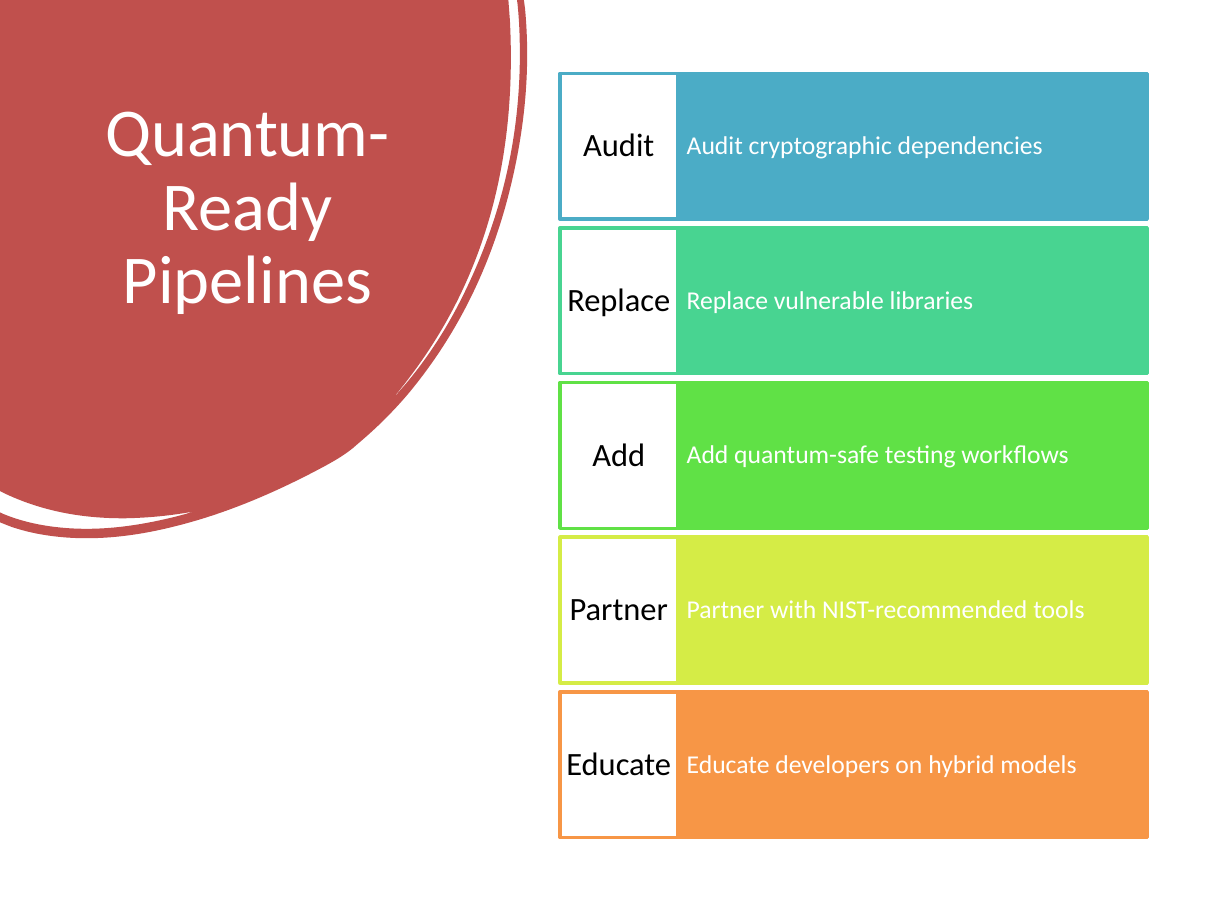
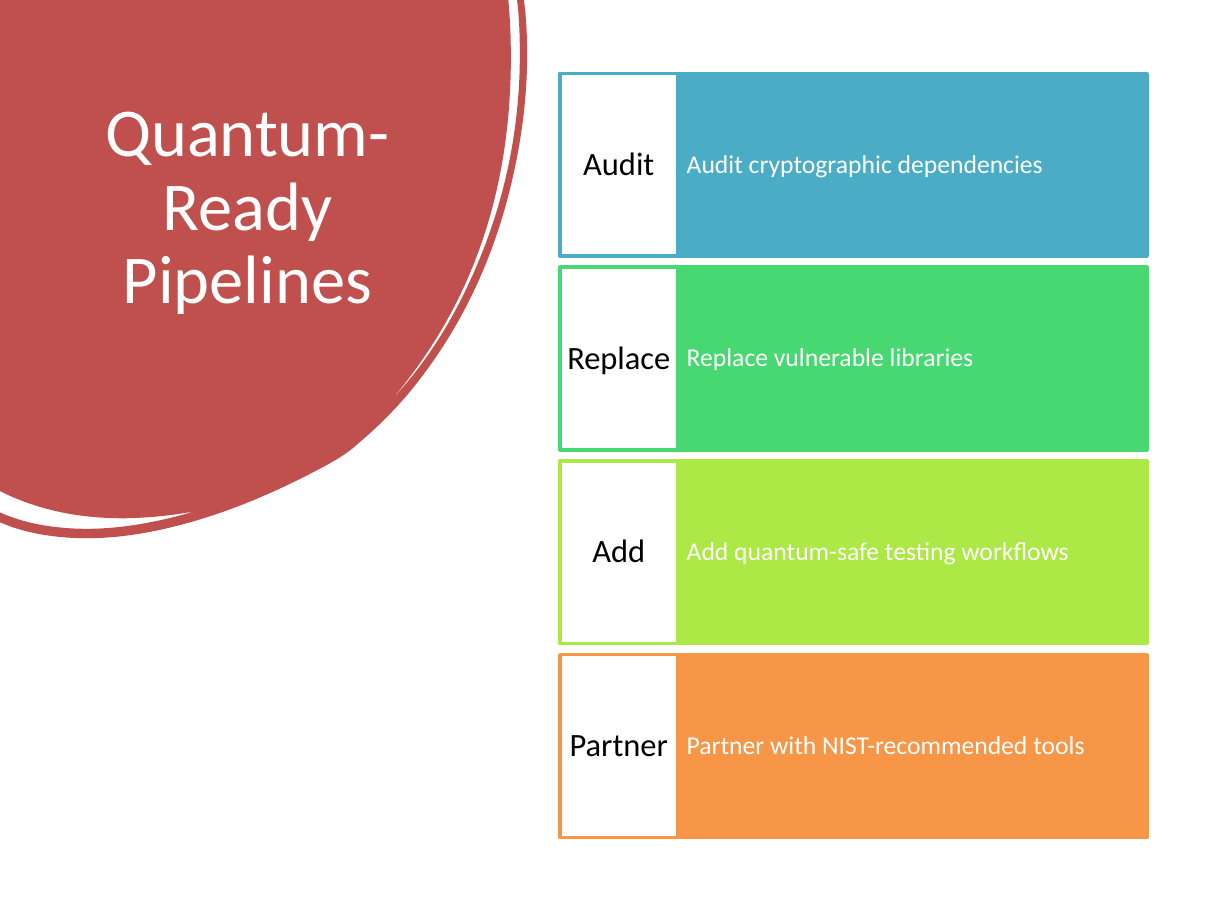
Before and after one commit to ahmed-khan/fdp, a slide deck: slide 21 of Secure_CI_CD_30_Slide_Detailed_Presentation.pptx. Drawn at 1232x924 pixels with LibreOffice and Linux fonts; fonts in the diff are those of the drawing. Boxes give left, top, right and bottom in pixels: in the first picture for what was removed or moved away, otherwise in the second. Text is boxed around its words. In the diff, an @@ line names an element or a change of style, - is before the commit and + after.

```diff
--- a/Secure_CI_CD_30_Slide_Detailed_Presentation.pptx
+++ b/Secure_CI_CD_30_Slide_Detailed_Presentation.pptx
@@ text "Audit": place and size @@
-text "Audit" at [583,133,654,157]
+text "Audit" at [583,152,654,176]
@@ rectangle: place and size @@
-rectangle at [561,74,678,219]
+rectangle at [561,74,678,256]
@@ text "Audit cryptographic dependencies": place and size @@
-text "Audit cryptographic dependencies" at [687,136,1043,159]
+text "Audit cryptographic dependencies" at [687,155,1043,178]
@@ rectangle: place and size @@
-rectangle at [678,74,1147,219]
+rectangle at [678,74,1147,256]
@@ text "Replace": place and size @@
-text "Replace" at [567,288,670,317]
+text "Replace" at [567,346,670,375]
@@ rectangle: place and size @@
-rectangle at [561,228,678,373]
+rectangle at [561,267,678,450]
@@ rectangle at [561,267,678,450]: outline #48D491 2 pt to #47D872 2 pt @@
@@ text "Replace vulnerable libraries": place and size @@
-text "Replace vulnerable libraries" at [687,291,974,313]
+text "Replace vulnerable libraries" at [687,348,974,370]
@@ rectangle: place and size @@
-rectangle at [678,228,1147,373]
+rectangle at [678,267,1147,450]
@@ rectangle at [678,267,1147,450]: fill #48D491 to #47D872; outline #48D491 2 pt to #47D872 2 pt @@
@@ text "Add": place and size @@
-text "Add" at [592,443,645,467]
+text "Add" at [592,539,645,563]
@@ rectangle: place and size @@
-rectangle at [561,537,678,683]
+rectangle at [561,461,678,643]
@@ rectangle at [561,461,678,643]: outline #D5EC46 2 pt to #ACE946 2 pt @@
@@ text "Add quantum-safe testing workflows": place and size @@
-text "Add quantum-safe testing workflows" at [687,445,1068,468]
+text "Add quantum-safe testing workflows" at [687,542,1068,565]
@@ rectangle: place and size @@
-rectangle at [678,537,1147,683]
+rectangle at [678,461,1147,643]
@@ rectangle at [678,461,1147,643]: fill #D5EC46 to #ACE946; outline #D5EC46 2 pt to #ACE946 2 pt @@
@@ text "Partner": place and size @@
-text "Partner" at [570,599,668,621]
+text "Partner" at [570,735,668,757]
@@ rectangle: place and size @@
-rectangle at [561,692,678,838]
+rectangle at [561,654,678,837]
@@ text "Partner with NIST-recommended tools": place and size @@
-text "Partner with NIST-recommended tools" at [687,600,1084,618]
+text "Partner with NIST-recommended tools" at [687,736,1084,754]
@@ rectangle: place and size @@
-rectangle at [678,692,1147,838]
+rectangle at [678,654,1147,837]
@@ group removed at [561,383,1147,777]: 2 rectangles, 2 texts @@
-Educate developers on hybrid models
-Educate
```
Also in this commit, not shown: 1 other file.
